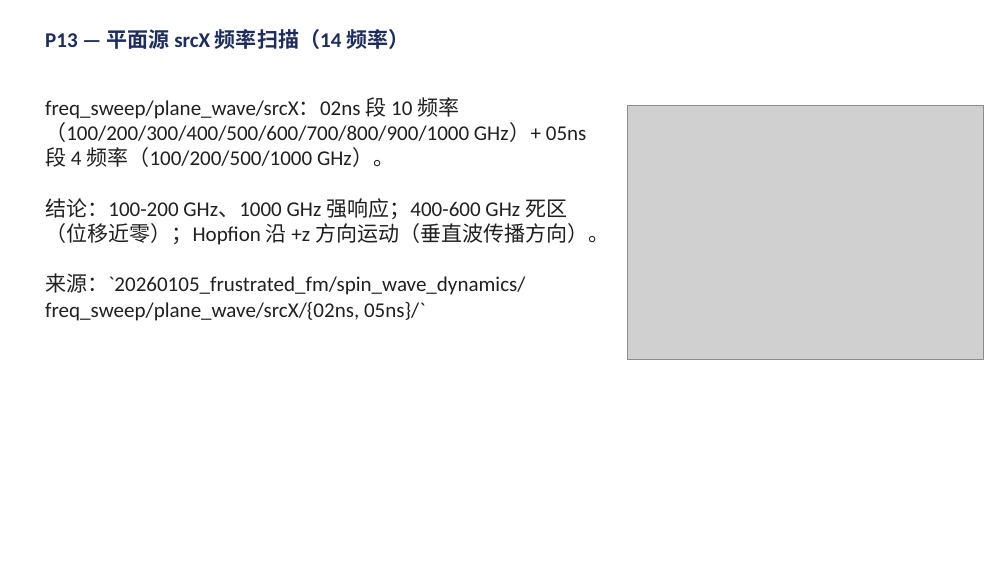
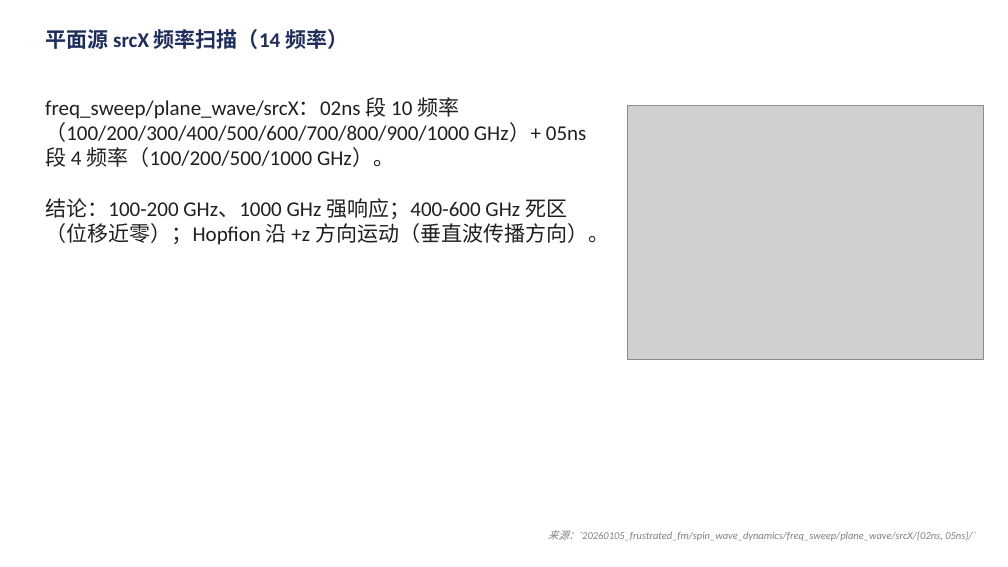
Before and after one commit to Wlybs/Hopfion, a slide deck: slide 13 of presentation/talk.pptx. Drawn at 1008x567 pixels with LibreOffice and Linux fonts; fonts in the diff are those of the drawing; grey boxes stand for pictures. Boxes give left, top, right and bottom in pixels: in the first picture for what was removed or moved away, otherwise in the second. Text is boxed around its words. In the diff, an @@ line names an element or a change of style, - is before the commit and + after.

```diff
--- a/presentation/talk.pptx
+++ b/presentation/talk.pptx
@@ text at <box>45,29,348,49</box>: text changed @@
-P13 — 平面源 srcX 频率扫描（14 频率）
+平面源 srcX 频率扫描（14 频率）
@@ text at <box>45,273,525,321</box>: paragraph removed @@
-来源：`20260105_frustrated_fm/spin_wave_dynamics/freq_sweep/plane_wave/srcX/{02ns, 05ns}/`
@@ text added at <box>548,530,975,541</box>, 10 pt, text #808080, italic @@
+来源：`20260105_frustrated_fm/spin_wave_dynamics/freq_sweep/plane_wave/srcX/{02ns, 05ns}/`
```
Also in this commit, not shown: 28 other slides changed, 1 other file.
